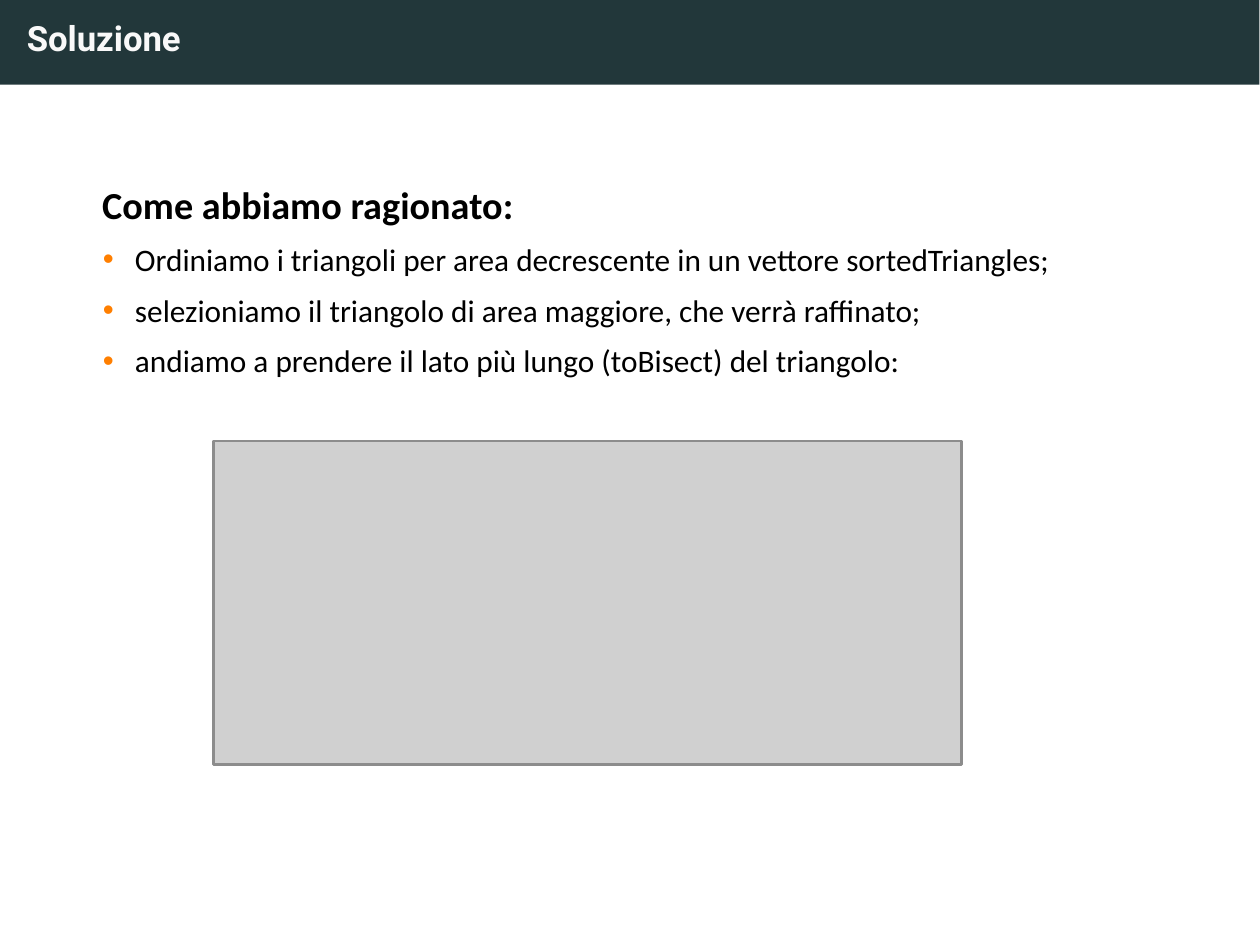
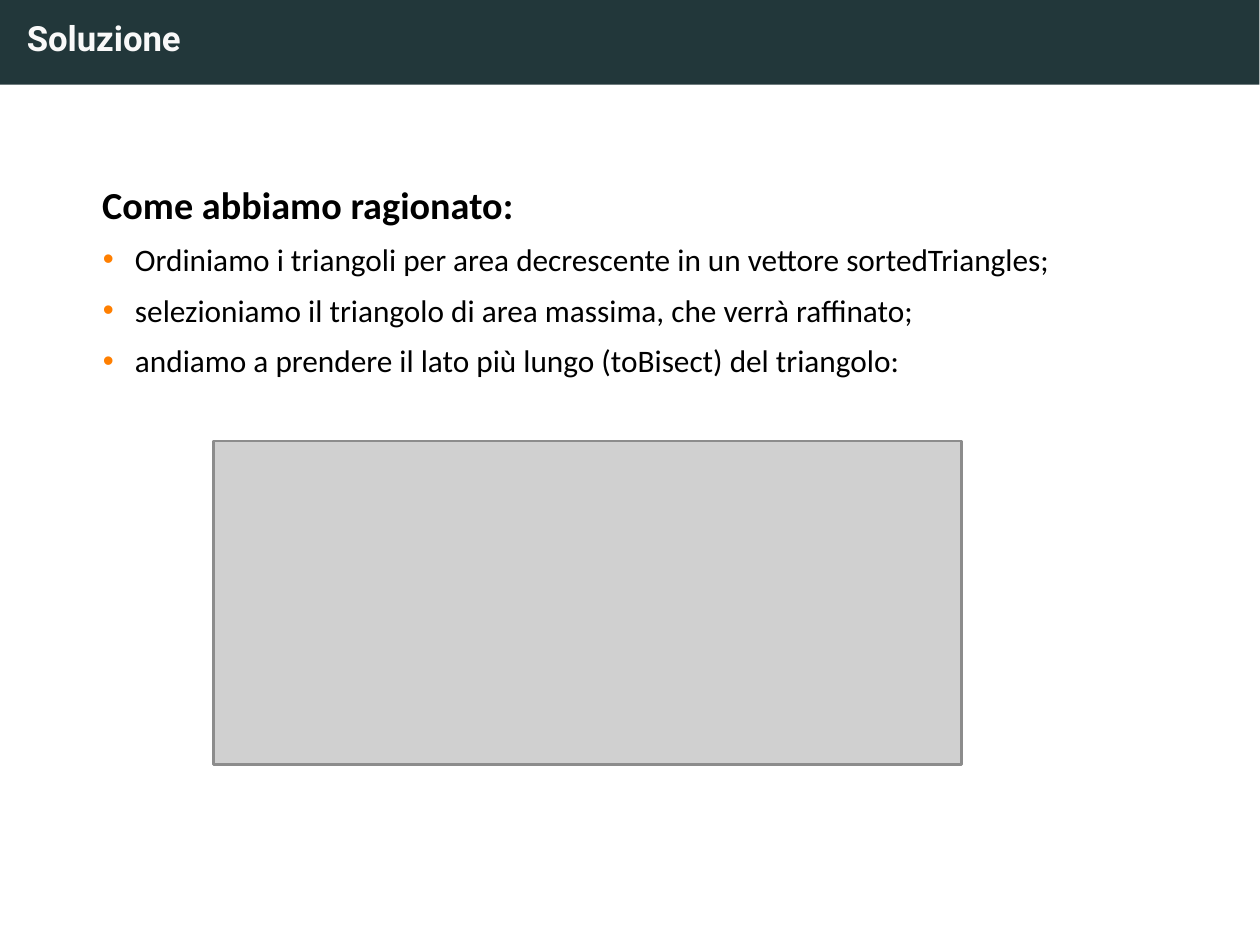
Before and after one commit to MatteoTonti/Progetto_PCS_2023, a slide deck: slide 5 of documentiVari/Presentazione progetto.pptx. Drawn at 1260x946 pixels with LibreOffice and Linux fonts; fonts in the diff are those of the drawing; grey boxes stand for pictures. Boxes give left, top, right and bottom in pixels: in the first picture for what was removed or moved away, otherwise in the second. Text is boxed around its words. In the diff, an @@ line names an element or a change of style, - is before the commit and + after.

```diff
--- a/documentiVari/Presentazione progetto.pptx
+++ b/documentiVari/Presentazione progetto.pptx
@@ text at [135,300,912,328]: text changed @@
-• selezioniamo il triangolo di area maggiore, che verrà raffinato;
+• selezioniamo il triangolo di area massima, che verrà raffinato;
```
Also in this commit, not shown: 5 other slides changed, 1 other file.
